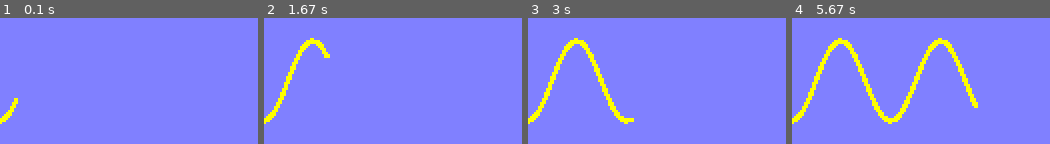
Above: before the commit, frames 1-4 (left to right).
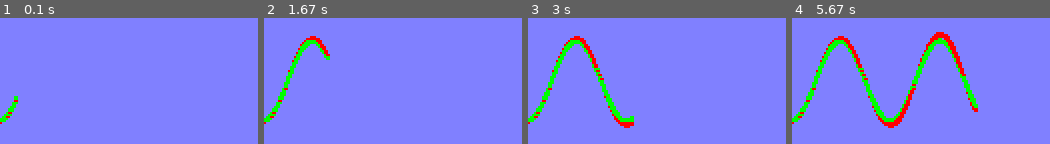
Above: after the commit, the same moments.

Repository: cnnranderson/csci321
Game: pygame game, started from lectures/physics/Python/spring.py
Two runs of this game, one before a commit and one after it. Both use one fixed random seed, a clock stepped at 60 frames per second and the inputs below.
Inputs:
- Up to frame 1 (0.1 s): no input
- Up to frame 2 (1.67 s): no input
- Up to frame 3 (3 s): no input
- Up to frame 4 (5.67 s): no input

The runs differ from the first frame. In frame 1, 0.5% of the frame differs, in the area x 0-7%, y 61-85%; in frame 2, 2.1%; in frame 3, 3.7%; in frame 4, 7.2%, in the area x 0-73%, y 11-88%.

Commit message:
Improved the spring demo

Diff:
--- a/lectures/physics/Python/spring.py
+++ b/lectures/physics/Python/spring.py
@@ -6,23 +6,10 @@
 from pygame.color import *
 from numpy import *
 
-pygame.init()
-screen = pygame.display.set_mode((640,480))
-background = pygame.Surface(screen.get_size())
-background.fill((128,128,255))
-
-m = 10.0
-k = 4.0
-t = 0
-
-state = array((20, 0, t), dtype=float)
-rstate = state.copy()
-mstate = state.copy()
-sympstate = state.copy()
-
 def xt(state): return (int(state[2]*5), int(state[0]+480/2))
 
 def d(state):
+    global k,m
     x, v, t = state
     # force is proportional to displacement
     f = -k*x
@@ -36,12 +23,35 @@
     dt = 1
     return array((dx,dv,dt),dtype=float)
 
+evenodd = 0
 def symplectic(state, dt):
+    global evenodd
     tempstate = state + d(state)*dt
     newstate1 = state + d(state)*dt
     newstate2 = state + d(tempstate)*dt
     newstate = newstate1
-    newstate[1] = newstate2[1]
+    newstate[evenodd] = newstate2[evenodd]
+    evenodd = 1 - evenodd
+    return newstate
+
+prevstate = None
+def verlet(state, dt):
+    global prevstate
+    if prevstate!=None:
+        x,  v,  t  = state
+        px, pv, pt = prevstate
+        ddx, ddv, ddt = d(state)
+        np = x + x - px + ddv*dt*dt
+        newstate = array((np, 0, t+dt), dtype=float)
+        prevstate = newstate.copy()
+        # velocity not used:
+        return newstate
+    else:
+        return euler(state, dt)
+
+def euler(state, dt):
+    k = d(state)
+    newstate = state + k*dt
     return newstate
 
 def midpoint(state, dt):
@@ -58,38 +68,57 @@
     newstate = state + (k1 + 2*k2 + 2*k3 + k4) * dt/6.0
     return newstate
 
-dt = 0.05
+def main():
+    global k,m
 
-screen.blit(background, (0,0))
+    pygame.init()
+    screen = pygame.display.set_mode((640,480))
+    background = pygame.Surface(screen.get_size())
+    background.fill((128,128,255))
+    screen.blit(background, (0,0))
 
-running = 1
-while running:
-    if t*5 < screen.get_width():
-        #pygame.draw.circle(background, (255,0,0), xt(state), 1)
-        #pygame.draw.circle(background, (0,255,0), xt(mstate), 1)
-        #pygame.draw.circle(background, (0,0,255), xt(rstate), 1)
-        pygame.draw.circle(background, (255,255,0), xt(sympstate), 1)
+    m = 10.0
+    k = 4.0
+    t = 0
+    dt = 0.05
+
+    startstate = array((20,0,t), dtype=float)
+    eulerstate = startstate.copy()
+    rungestate = startstate.copy()
+    midpointstate = startstate.copy()
+    verletstate = startstate.copy()
+    sympstate = startstate.copy()
+
+    running = 1
+    while t*5 < screen.get_width():
+        pygame.draw.circle(background, (255,0,0), xt(eulerstate), 1)
+        pygame.draw.circle(background, (0,255,0), xt(midpointstate), 1)
+        #pygame.draw.circle(background, (0,0,255), xt(rungestate), 1)
+        #pygame.draw.circle(background, (255,255,0), xt(sympstate), 1)
         screen.blit(background, (0,0))
         t += dt
-        mstate = midpoint(mstate, dt)
-        rstate = rungekutta(rstate, dt)
+        midpointstate = midpoint(midpointstate, dt)
+        rungestate = rungekutta(rungestate, dt)
         sympstate = symplectic(sympstate, dt)
-        state += d(state)*dt
-        #for i in range(2):
-        #    state += d(state)*dt/2.0
+        verletstate = verlet(verletstate, dt)
+        steps = 1
+        for i in range(steps):
+            eulerstate += d(eulerstate)*(dt/steps)
         pygame.display.flip()
-    else:
-        running = 0
 
-clock = pygame.time.Clock()
+    clock = pygame.time.Clock()
 
-waiting = 1
-while waiting:
-    clock.tick(30)
-    for event in pygame.event.get():
-        if event.type == QUIT:
-            waiting = 0
-        elif event.type == KEYDOWN and event.key == K_ESCAPE:
-            waiting = 0
+    waiting = 1
+    while waiting:
+        clock.tick(30)
+        for event in pygame.event.get():
+            if event.type == QUIT:
+                waiting = 0
+            elif event.type == KEYDOWN and event.key == K_ESCAPE:
+                waiting = 0
 
-pygame.quit()
+if __name__ == '__main__':
+    try:
+        main()
+    finally:
+        pygame.quit()
